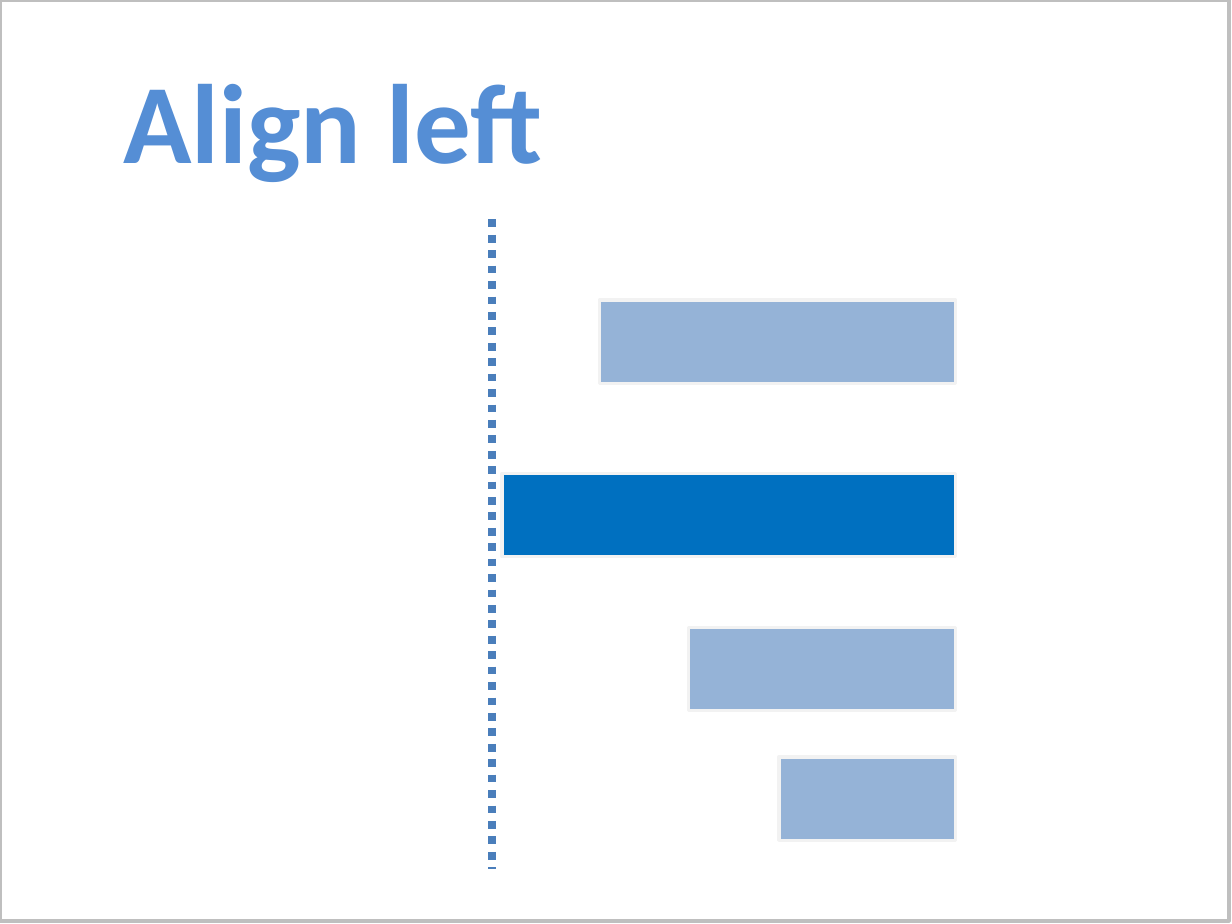
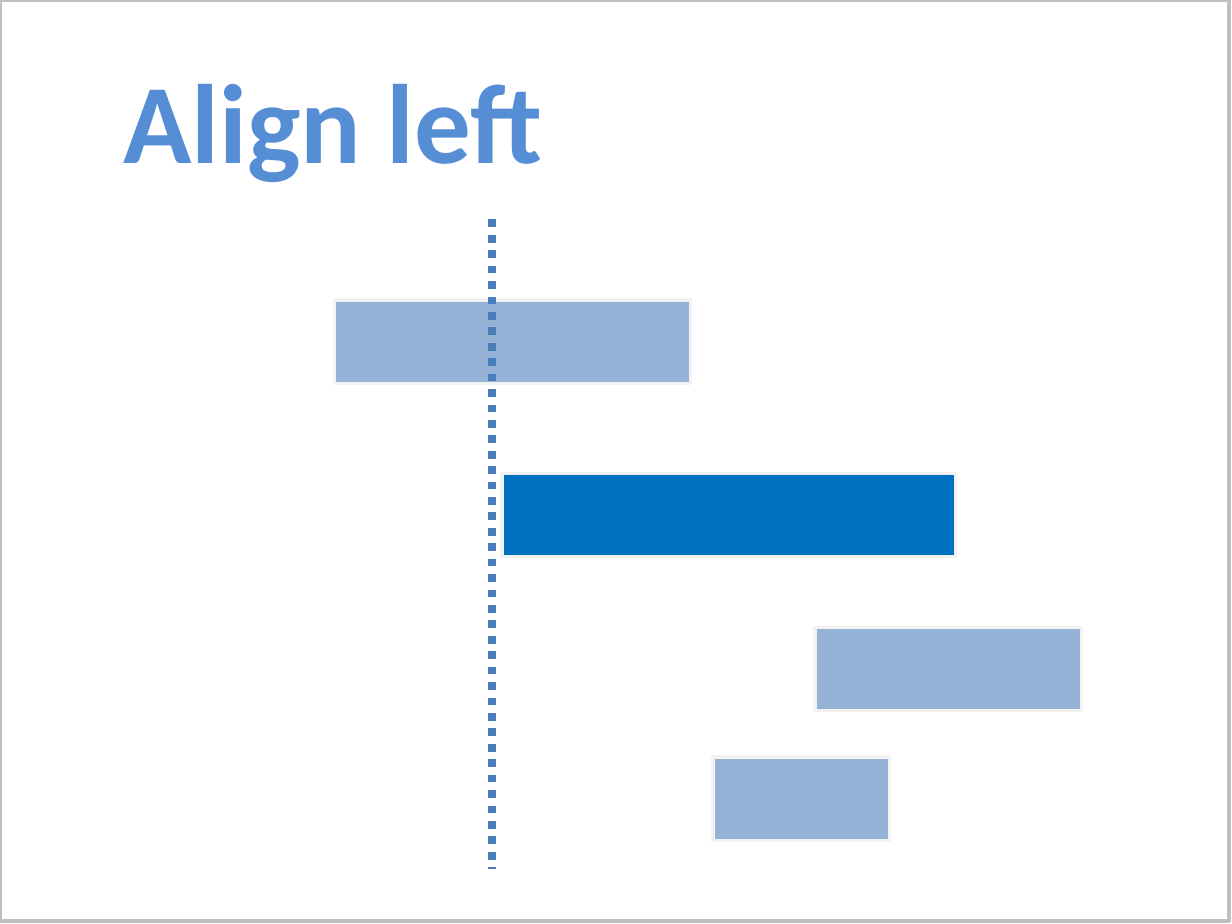
Before and after one commit to PowerPointLabs/PowerPointLabs, a slide deck: slide 5 of doc/PositionsLab gif.pptx. Drawn at 1232x924 pixels with LibreOffice and Linux fonts; fonts in the diff are those of the drawing. Boxes give left, top, right and bottom in pixels: in the first picture for what was removed or moved away, otherwise in the second. Text is boxed around its words. In the diff, an @@ line names an element or a change of style, - is before the commit and + after.

Commit message:
Minor tweaks to positionsLab gif

```diff
--- a/doc/PositionsLab gif.pptx
+++ b/doc/PositionsLab gif.pptx
@@ rectangle: place and size @@
-rectangle at bbox=[600, 301, 956, 384]
+rectangle at bbox=[335, 301, 691, 384]
@@ rectangle: place and size @@
-rectangle at bbox=[689, 627, 956, 711]
+rectangle at bbox=[814, 627, 1082, 711]
@@ rectangle: place and size @@
-rectangle at bbox=[779, 758, 955, 841]
+rectangle at bbox=[713, 758, 890, 841]
```
Also in this commit, not shown: 4 other slides changed.
